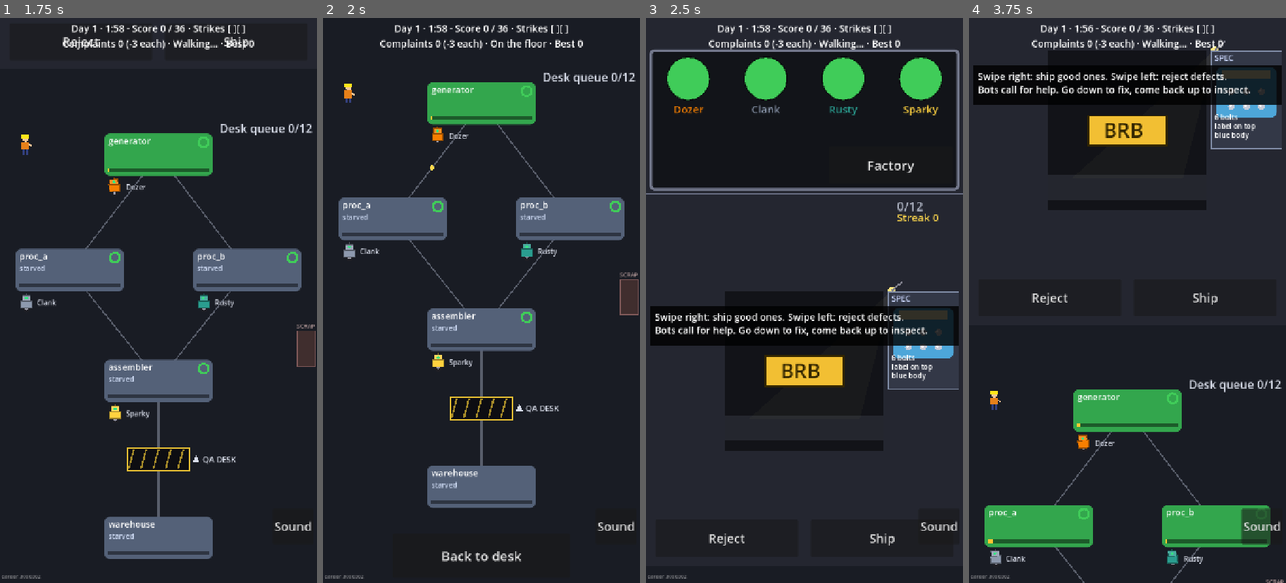
Above: before the commit, frames 1-4 (left to right).
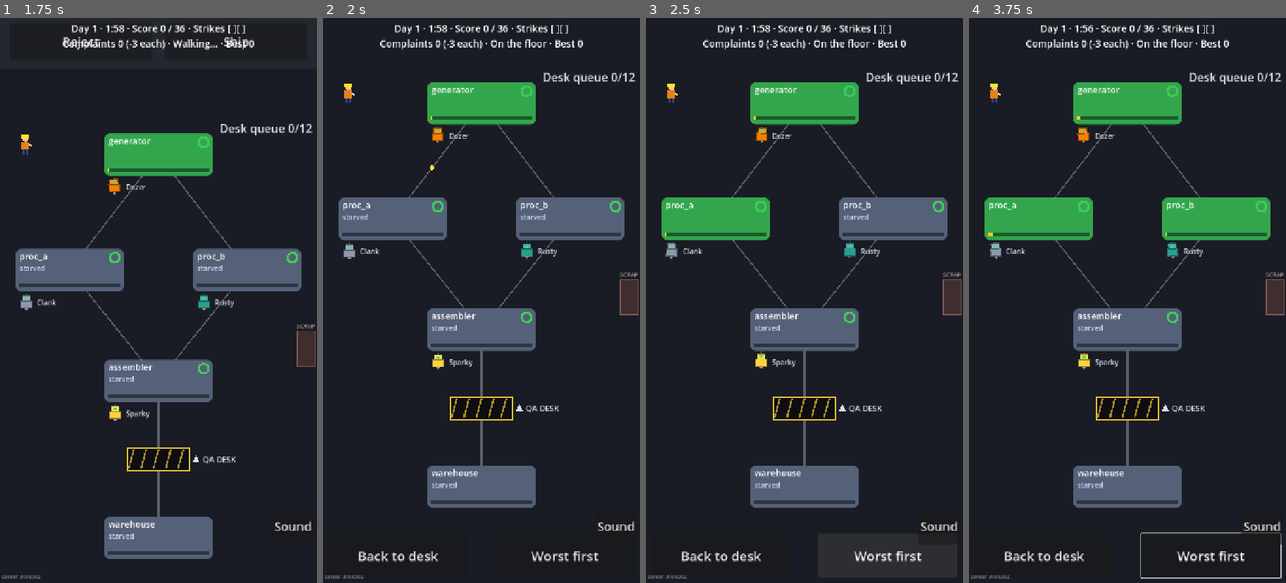
Above: after the commit, the same moments.

Repository: JasonHitching/human-error
Game: Godot game, scene res://main.tscn
Two runs of this game, one before a commit and one after it. Both use one fixed random seed, a clock stepped at 60 frames per second and the inputs below.
Inputs (mouse positions are in pixels of both pictures, inside the frame that each line leads up to):
- Up to frame 1 (1.75 s): click "Tap to start" at 0.5 s; click "Factory" at 1.25 s
- Up to frame 2 (2 s): no input
- Up to frame 3 (2.5 s): click (886, 554) at 2 s, where only the run after the commit has a clickable "Worst first"
- Up to frame 4 (3.75 s): tap Enter at 2.75 s; move the mouse to (1127, 300) at 2.77 s; hold Right 2.78-3.53 s; click (1127, 300) at 2.92 s; move the mouse to (1127, 136) at 3.52 s; hold Down from 3.53 s (still down); click (1127, 136) at 3.67 s

Frame 1 is identical in both runs. In frame 2, 0.7% of the frame differs, in the area x 11-87%, y 94-97%; in frame 3, 27%; in frame 4, 31%, in the area x 1-100%, y 3-100%.

Commit message:
#67 Doable floor: faster repairs, fix queue of 3, worst-first button, self-clearing jams
Co-Authored-By: Claude Sonnet 5.5 <noreply@anthropic.com>
Claude-Session: https://claude.ai/code/session_01K8aWAX7JR4RAnyQR8ukMVg

Diff:
--- a/game/data/balance.json
+++ b/game/data/balance.json
@@ -4,12 +4,14 @@
   "target": 100,
   "ramp_start": 0.0,
   "ramp_end": 3.5,
-  "repair_seconds": 7.0,
+  "repair_seconds": 3.0,
   "vent_seconds": 1.0,
   "vent_min_heat": 50,
   "vent_cool_per_sec": 40,
   "fix_seconds": 1.0,
   "clear_seconds": 1.5,
+  "fix_queue_max": 3,
+  "jam_self_clear_seconds": 15,
   "target_base": 36,
   "target_per_day": 2,
   "day_rate_mult": 0.87,
--- a/game/scripts/sim/factory.gd
+++ b/game/scripts/sim/factory.gd
@@ -18,7 +18,8 @@
 var crew_busy: bool = false
 var crew_target: String = ""
 var crew_progress: float = 0.0  # 0..1 (0 while walking to the machine)
-var crew_queued: String = ""  # next machine to fix (max 1), tap mode only
+var crew_queue: Array[String] = []  # next machines to fix, in order (max fix_queue_max), tap mode only
+var _jam_left: Dictionary = {}  # machine id -> ticks until an untouched jam clears itself
 var fault_counts: Dictionary = {"OVERHEATED": 0, "JAMMED": 0}
 var mistake_counts: Dictionary = {"jam": 0, "overclock": 0, "misroute": 0, "wrong_recipe": 0, "sloppy": 0}
 var events: Array[Dictionary] = []  # this tick's {type: "mistake", mistake, machine_id, bot}; cleared each step()
@@ -327,7 +328,7 @@
 
 
 ## Ask the crew to act on a machine: the worker walks there, then the job runs. Recorded for replay.
-## While busy, tapping another machine queues it (max 1); tapping the queued one again cancels it.
+## While busy, tapping another machine appends it to the fix queue (max fix_queue_max); tapping a queued one again cancels it.
 func request_action(machine_id: String) -> int:
 	actions.append({"tick": tick, "machine_id": machine_id})
 	if worker.location != Worker.Location.FLOOR:
@@ -335,18 +336,40 @@
 	var m := get_machine(machine_id)
 	var kind := _job_kind(m)
 	if crew_busy:
-		if crew_queued == machine_id:
-			crew_queued = ""
+		if crew_queue.has(machine_id):
+			crew_queue.erase(machine_id)
 			return ActionResult.UNQUEUED
-		if crew_queued != "" or machine_id == crew_target or _config.repair_mode != "tap":
+		if crew_queue.size() >= _config.fix_queue_max or machine_id == crew_target or _config.repair_mode != "tap":
 			return ActionResult.CREW_BUSY
 		if kind != ActionResult.NOTHING_TO_DO:
-			crew_queued = machine_id
+			crew_queue.append(machine_id)
 			return ActionResult.QUEUED
 	if kind != ActionResult.NOTHING_TO_DO:
 		worker.go(Worker.Location.FLOOR)  # stop leaving, if on the way to the stairs
 		_start_walk(m)
 	return kind
+
+
+## Worst-first: queue (or start) the most urgent problem not already queued. Recorded as a normal tap.
+## Order: OVERHEATED > JAMMED > CLOGGED > wrong recipe/misrouted/overclocked > hot; ties: nearest to the worker.
+func request_worst() -> int:
+	var best: Machine = null
+	var best_key := Vector2(99.0, 0.0)
+	for m in machines:
+		if m.id == crew_target or crew_queue.has(m.id) or _job_kind(m) == ActionResult.NOTHING_TO_DO:
+			continue
+		var rank := 4.0
+		if m.state == Machine.State.OVERHEATED: rank = 0.0
+		elif m.state == Machine.State.JAMMED: rank = 1.0
+		elif m.state == Machine.State.CLOGGED: rank = 2.0
+		elif m.overclocked or m.misrouted or m.wrong_recipe: rank = 3.0
+		var key := Vector2(rank, worker.floor_pos.distance_squared_to(m.pos))
+		if key.x < best_key.x or (key.x == best_key.x and key.y < best_key.y):
+			best = m
+			best_key = key
+	if best == null or worker.location != Worker.Location.FLOOR:
+		return ActionResult.NOTHING_TO_DO
+	return request_action(best.id)
 
 
 func _job_kind(m: Machine) -> int:
@@ -394,10 +417,12 @@
 	crew_progress = 0.0
 	_held = false
 	_crew_walking = false
-	var next := get_machine(crew_queued)
-	crew_queued = ""
-	if _job_kind(next) != ActionResult.NOTHING_TO_DO and worker.location == Worker.Location.FLOOR:
-		_start_walk(next)
+	while not crew_queue.is_empty() and worker.location == Worker.Location.FLOOR:
+		var next := get_machine(crew_queue.pop_front())
+		if _job_kind(next) != ActionResult.NOTHING_TO_DO:
+			_start_walk(next)
+			return
+	crew_queue.clear()
 
 
 func _step_crew() -> void:
@@ -447,7 +472,9 @@
 		m.state = Machine.State.CLOGGED if m.junk_count > 0 else Machine.State.IDLE
 		return
 	if m.is_faulted():
-		return
+		_step_jam(m)
+		return
+	_jam_left.erase(m.id)
 	if m.venting:
 		m.state = Machine.State.IDLE
 		m.heat = maxf(0.0, m.heat - _config.vent_cool_per_sec / _config.tick_rate)
@@ -479,6 +506,22 @@
 				m.wrong_recipe = true
 	else:
 		m.heat = maxf(0.0, m.heat - m.cool_per_sec / rate)
+
+
+## An untouched JAMMED machine clears itself after jam_self_clear_seconds; OVERHEATED never does.
+func _step_jam(m: Machine) -> void:
+	if m.state != Machine.State.JAMMED or _config.jam_self_clear_seconds <= 0.0:
+		return
+	if crew_busy and crew_target == m.id:  # a crew job on it cancels the timer
+		_jam_left.erase(m.id)
+		return
+	var left: int = _jam_left.get(m.id, maxi(1, roundi(_config.jam_self_clear_seconds * _config.tick_rate))) - 1
+	if left > 0:
+		_jam_left[m.id] = left
+		return
+	_jam_left.erase(m.id)
+	m.state = Machine.State.IDLE
+	events.append({"type": "self_clear", "machine_id": m.id})
 
 
 func _roll(m: Machine, mistake: String) -> bool:
--- a/game/scripts/sim/sim_config.gd
+++ b/game/scripts/sim/sim_config.gd
@@ -17,6 +17,8 @@
 var vent_cool_per_sec: float = 40.0
 var fix_seconds: float = 1.0
 var clear_seconds: float = 1.5
+var fix_queue_max: int = 3
+var jam_self_clear_seconds: float = 15.0
 var target_base: int = 40
 var target_per_day: int = 8
 var day_rate_mult: float = 1.15
@@ -93,6 +95,8 @@
 	vent_cool_per_sec = _num(b, "vent_cool_per_sec", 0.0, 1.0e4)
 	fix_seconds = _num(b, "fix_seconds", 0.1, 1.0e4) if b.has("fix_seconds") else 1.0
 	clear_seconds = _num(b, "clear_seconds", 0.1, 1.0e4) if b.has("clear_seconds") else 1.5
+	fix_queue_max = int(_opt(b, "fix_queue_max", fix_queue_max, 1.0, 20.0))
+	jam_self_clear_seconds = _opt(b, "jam_self_clear_seconds", jam_self_clear_seconds, 0.0, 1.0e4)
 	target_base = int(_opt(b, "target_base", target_base, 0.0, 1.0e9))
 	target_per_day = int(_opt(b, "target_per_day", target_per_day, 0.0, 1.0e9))
 	day_rate_mult = _opt(b, "day_rate_mult", day_rate_mult, 0.1, 10.0)
--- a/game/scripts/ui/screen_switch.gd
+++ b/game/scripts/ui/screen_switch.gd
@@ -20,6 +20,7 @@
 var wall: WallMonitor  # lights + call-ins, inside the panel
 var factory_btn: Button
 var back_btn: Button
+var worst_btn: Button
 var queue_label: Label
 var offset: float = 0.0  # 0 = office on screen, 1 = floor on screen
 
@@ -43,6 +44,7 @@
 	monitor.add_child(wall)
 	factory_btn = _button(monitor, "Factory", go_floor)
 	back_btn = _button(floor_page, "Back to desk", go_office)
+	worst_btn = _button(floor_page, "Worst first", func() -> void: worst_first())
 	queue_label = Label.new()
 	queue_label.mouse_filter = Control.MOUSE_FILTER_IGNORE
 	queue_label.horizontal_alignment = HORIZONTAL_ALIGNMENT_RIGHT
@@ -97,8 +99,10 @@
 	wall.size = m.size
 	factory_btn.size = Vector2(minf(280.0, m.size.x * 0.5), 84)
 	factory_btn.position = Vector2(m.size.x - factory_btn.size.x - 16, m.size.y - 84 - 16)
-	back_btn.size = Vector2(size.x * 0.56, BACK_H)
-	back_btn.position = Vector2(size.x * 0.22, size.y - BACK_H - 12.0)
+	back_btn.size = Vector2(size.x * 0.44, BACK_H)
+	back_btn.position = Vector2(12.0, size.y - BACK_H - 12.0)
+	worst_btn.size = Vector2(size.x * 0.44, BACK_H)
+	worst_btn.position = Vector2(size.x - worst_btn.size.x - 12.0, size.y - BACK_H - 12.0)
 	queue_label.size = Vector2(300, 36)
 	queue_label.position = Vector2(size.x - 312, hud_top + 6.0)
 	_place()
@@ -107,6 +111,11 @@
 func go_floor() -> void:
 	if active and factory != null:
 		factory.go_to_floor()
+
+
+func worst_first() -> void:
+	if active and factory != null:
+		factory.request_worst()
 
 
 func go_office() -> void:
--- a/game/scripts/view/factory_view.gd
+++ b/game/scripts/view/factory_view.gd
@@ -68,6 +68,12 @@
 	return Rect2(o + Vector2(24, -10), Vector2(w + 4.0, 20))
 
 
+## Queue-position badge (1/2/3) of a queued fix, inside the machine rect (beside the status light).
+func queue_badge_rect(m: Machine) -> Rect2:
+	var r := machine_rect(m)
+	return Rect2(r.position + Vector2(r.size.x - 70, 8), Vector2(28, 28))
+
+
 func machine_at(p: Vector2) -> Machine:
 	for m in factory.machines:
 		if m.type != "qa" and machine_rect(m).has_point(p):
@@ -83,6 +89,10 @@
 ## Show a speech bubble for each mistake event. Line pick is by event index (deterministic).
 func push_events(events: Array[Dictionary]) -> void:
 	for e in events:
+		if e.get("type") == "self_clear":
+			_bubbles = _bubbles.filter(func(b: Dictionary) -> bool: return b["id"] != e["machine_id"])
+			_bubbles.append({"id": e["machine_id"], "text": "Fixed itself. Probably.", "left": 2.0})
+			continue
 		if e.get("type") != "mistake":
 			continue
 		if e.get("mistake") == "misroute":
@@ -285,6 +295,11 @@
 		BotView.draw(self, c, m.bot.color, mood, _time, hit, sin(_time * 3.0) if m.state == Machine.State.WORKING else 0.0, m.bot.name.to_lower())
 		var bd := badge_rect(m)
 		_text(m.bot.name, bd.position + Vector2(0, 16), 16, Color(0.85, 0.87, 0.92), r.size.x - 40)
+	var qi := factory.crew_queue.find(m.id)
+	if qi >= 0:
+		var qb := queue_badge_rect(m)
+		draw_circle(qb.get_center(), qb.size.x * 0.5, Color(0.95, 0.95, 1.0))
+		_text(str(qi + 1), qb.position + Vector2(8, 22), 22, Color(0.1, 0.1, 0.15), qb.size.x)
 	# heat bar
 	var bar := heat_rect(m)
 	draw_rect(bar, Color(0, 0, 0, 0.45))
--- a/game/tests/test_faults.gd
+++ b/game/tests/test_faults.gd
@@ -62,11 +62,11 @@
 	f.get_machine("assembler").state = Machine.State.JAMMED
 	assert_eq(f.request_action("proc_a"), Factory.ActionResult.STARTED_REPAIR)
 	assert_true(f.crew_busy)
-	assert_eq(f.request_action("proc_b"), Factory.ActionResult.QUEUED, "second tap queues (max 1)")
-	assert_eq(f.request_action("assembler"), Factory.ActionResult.CREW_BUSY)
+	assert_eq(f.request_action("proc_b"), Factory.ActionResult.QUEUED, "second tap queues")
+	assert_eq(f.request_action("assembler"), Factory.ActionResult.QUEUED)
 	assert_eq(f.request_action("proc_a"), Factory.ActionResult.CREW_BUSY, "current job")
 	assert_eq(f.crew_target, "proc_a")
-	assert_eq(f.crew_queued, "proc_b")
+	assert_eq(f.crew_queue, ["proc_b", "assembler"] as Array[String])
 
 
 func test_repair_clears_fault() -> void:
--- /dev/null
+++ b/game/tests/test_fix_queue.gd
@@ -0,0 +1,172 @@
+extends TestCase
+## Fix queue of 3, worst-first and self-clearing jams.
+
+
+func _cfg(mods: Dictionary = {}) -> SimConfig:
+	var bal := SimConfig._read(SimConfig.BALANCE_PATH)
+	bal.merge(mods, true)
+	return SimConfig.from_dicts(SimConfig._read(SimConfig.MACHINES_PATH), bal)
+
+
+func _floor(cfg: SimConfig) -> Factory:
+	var f := Factory.new(cfg, 1)
+	for m in f.machines:
+		if m.bot != null:
+			m.bot.rates = {}
+			m.bot.sloppy = 0.0
+	f.worker.place(Worker.Location.FLOOR)
+	f.step()
+	return f
+
+
+func _jam(f: Factory, id: String) -> Machine:
+	var m := f.get_machine(id)
+	m.state = Machine.State.JAMMED
+	return m
+
+
+func test_queue_holds_three_in_order() -> void:
+	var f := _floor(_cfg())
+	var ids: Array[String] = ["proc_a", "proc_b", "assembler", "generator"]
+	for id in ids:
+		f.get_machine(id).misrouted = true
+	f.request_action("proc_a")
+	assert_eq(f.request_action("proc_b"), Factory.ActionResult.QUEUED)
+	assert_eq(f.request_action("assembler"), Factory.ActionResult.QUEUED)
+	assert_eq(f.request_action("generator"), Factory.ActionResult.QUEUED)
+	assert_eq(f.crew_queue.size(), 3)
+	var order: Array[String] = []
+	for i in 600:
+		f.step()
+		if f.crew_busy and (order.is_empty() or order[-1] != f.crew_target):
+			order.append(f.crew_target)
+	assert_eq(order, ids, "runs in tap order")
+	assert_true(f.crew_queue.is_empty())
+
+
+func test_queue_limit_refuses_extra() -> void:
+	var f := _floor(_cfg({"fix_queue_max": 2}))
+	for id in ["proc_a", "proc_b", "assembler", "generator"]:
+		f.get_machine(id).misrouted = true
+	f.request_action("proc_a")
+	f.request_action("proc_b")
+	f.request_action("assembler")
+	assert_eq(f.request_action("generator"), Factory.ActionResult.CREW_BUSY)
+	assert_eq(f.crew_queue.size(), 2)
+
+
+func test_cancel_in_the_middle() -> void:
+	var f := _floor(_cfg())
+	for id in ["proc_a", "proc_b", "assembler"]:
+		f.get_machine(id).misrouted = true
+	f.request_action("proc_a")
+	f.request_action("proc_b")
+	f.request_action("assembler")
+	assert_eq(f.request_action("proc_b"), Factory.ActionResult.UNQUEUED)
+	assert_eq(f.crew_queue, ["assembler"] as Array[String])
+
+
+func test_worst_first_order() -> void:
+	var f := _floor(_cfg({"fix_queue_max": 5}))
+	f.get_machine("proc_a").misrouted = true
+	f.get_machine("proc_b").state = Machine.State.CLOGGED
+	f.get_machine("proc_b").junk_count = 1
+	f.get_machine("assembler").state = Machine.State.JAMMED
+	f.get_machine("generator").state = Machine.State.OVERHEATED
+	var picked: Array[String] = []
+	for i in 4:
+		f.request_worst()
+		picked.append(f.crew_target if i == 0 else f.crew_queue[-1])
+	assert_eq(picked, ["generator", "assembler", "proc_b", "proc_a"] as Array[String])
+	assert_eq(f.request_worst(), Factory.ActionResult.NOTHING_TO_DO, "nothing left to queue")
+
+
+func test_worst_first_misrouted_before_hot() -> void:
+	var f := _floor(_cfg())
+	f.get_machine("proc_a").state = Machine.State.WORKING
+	f.get_machine("proc_a").heat = 80.0
+	f.get_machine("proc_b").overclocked = true
+	f.request_worst()
+	assert_eq(f.crew_target, "proc_b")
+	f.request_worst()
+	assert_eq(f.crew_queue, ["proc_a"] as Array[String])
+
+
+func test_worst_first_ties_nearest() -> void:
+	var f := _floor(_cfg())
+	var js: Array[Machine] = []
+	for m in f.machines:
+		if m.bot != null and m.type != "qa":
+			js.append(_jam(f, m.id))
+	var near: Machine = js[0]
+	for m in js:
+		if f.worker.floor_pos.distance_to(m.pos) < f.worker.floor_pos.distance_to(near.pos):
+			near = m
+	f.request_worst()
+	assert_eq(f.crew_target, near.id)
+
+
+func test_jam_self_clears_after_delay_only() -> void:
+	var f := _floor(_cfg({"jam_self_clear_seconds": 5}))
+	var m := _jam(f, "proc_a")
+	for i in 49:
+		f.step()
+	assert_eq(m.state, Machine.State.JAMMED, "not before the delay")
+	var saw := false
+	for i in 3:
+		f.step()
+		for e in f.events:
+			if e["type"] == "self_clear" and e["machine_id"] == "proc_a":
+				saw = true
+	assert_true(saw, "event emitted")
+	assert_true(m.state != Machine.State.JAMMED)
+
+
+func test_overheat_never_self_clears() -> void:
+	var f := _floor(_cfg({"jam_self_clear_seconds": 2}))
+	var m := f.get_machine("proc_a")
+	m.state = Machine.State.OVERHEATED
+	for i in 400:
+		f.step()
+	assert_eq(m.state, Machine.State.OVERHEATED)
+
+
+func test_crew_job_cancels_jam_timer() -> void:
+	var f := _floor(_cfg({"jam_self_clear_seconds": 2, "repair_seconds": 3.0}))
+	var m := _jam(f, "proc_a")
+	assert_eq(f.request_action("proc_a"), Factory.ActionResult.STARTED_REPAIR)
+	for i in 25:
+		f.step()
+		assert_true(m.state == Machine.State.JAMMED, "repair still running, no self-clear")
+	for i in 20:
+		f.step()
+	assert_true(m.state != Machine.State.JAMMED)
+	for e in f.events:
+		assert_true(e["type"] != "self_clear")
+
+
+func test_replay_with_queue_adds_cancels_and_worst() -> void:
+	var cfg := _cfg()
+	var a := Factory.new(cfg, 9)
+	a.go_to_floor()
+	for i in 40:
+		a.step()
+	var rng := RandomNumberGenerator.new()
+	rng.seed = 5
+	var ids: Array[String] = []
+	for m in a.machines:
+		if m.bot != null and m.type != "qa":
+			ids.append(m.id)
+	for i in 1460:
+		if i % 25 == 0:
+			var r := rng.randi() % 3
+			if r == 0:
+				a.request_worst()
+			else:
+				a.request_action(ids[rng.randi() % ids.size()])
+		a.step()
+	var b := Factory.replay(cfg, 9, a.actions, 1500)
+	assert_eq(a.shipped, b.shipped)
+	assert_eq(a.fault_counts, b.fault_counts)
+	assert_eq(a.crew_queue, b.crew_queue)
+	assert_eq(a.worker.floor_pos, b.worker.floor_pos)
--- a/game/tests/test_worker.gd
+++ b/game/tests/test_worker.gd
@@ -208,7 +208,7 @@
 	f.request_action("proc_a")
 	assert_eq(f.request_action("proc_b"), Factory.ActionResult.QUEUED)
 	assert_eq(f.request_action("proc_b"), Factory.ActionResult.UNQUEUED, "tap again cancels")
-	assert_eq(f.crew_queued, "")
+	assert_eq(f.crew_queue.size(), 0)
 	assert_eq(f.request_action("proc_b"), Factory.ActionResult.QUEUED)
 	var first := f.worker.walk_ticks_to(a.pos) + roundi(cfg.fix_seconds * cfg.tick_rate)
 	for i in first:
@@ -216,7 +216,7 @@
 	assert_true(not a.misrouted)
 	assert_eq(f.crew_target, "proc_b", "queued fix runs next")
 	assert_true(f.crew_walking())
-	assert_eq(f.crew_queued, "")
+	assert_eq(f.crew_queue.size(), 0)
 	var second := f.worker.walk_ticks_to(b.pos) + roundi(cfg.fix_seconds * cfg.tick_rate)
 	assert_eq(f.worker.walk_ticks_to(b.pos), ceili(a.pos.distance_to(b.pos) / (0.5 / cfg.tick_rate)), "walks from proc_a")
 	for i in second:
@@ -270,7 +270,7 @@
 	var queued := 0
 	for i in 1200:
 		Autoplayers.act("careful", a, rng, mem)
-		if a.crew_queued != "":
+		if not a.crew_queue.is_empty():
 			queued += 1
 		a.step()
 	assert_true(a.worker.walk_ticks > 0, "walked")
--- a/game/tools/autoplayers.gd
+++ b/game/tools/autoplayers.gd
@@ -49,7 +49,7 @@
 	if paced and f.tick < int(mem.get("next", 0)):
 		return
 	if f.crew_busy:
-		if player == "careful" and f.crew_queued == "":
+		if player == "careful" and f.crew_queue.is_empty():
 			var nxt := _nearest(f, f.get_machine(f.crew_target).pos, CAREFUL_VENT_HEAT, f.crew_target)
 			if nxt != null:
 				f.request_action(nxt.id)
--- a/game/tools/ui_check.gd
+++ b/game/tools/ui_check.gd
@@ -159,6 +159,7 @@
 	if not screen.encloses(_main._view.area):
 		_fails.append("factory view %s not inside viewport" % _main._view.area)
 	_check_button(sw.back_btn, screen)
+	_check_button(sw.worst_btn, screen)
 	if _main._ship_btn.is_visible_in_tree():
 		_fails.append("ship button visible on the floor")
 	var ql: Label = sw.queue_label
@@ -288,13 +289,18 @@
 				_fails.append("[%s] scrap bin overlaps a machine" % tag)
 		var wp := v.worker_pos()
 		_within(Rect2(wp - Vector2(22, 22), Vector2(44, 44)), a, "[%s] worker" % tag)
-		for b: Button in [sw.back_btn, _main._mute_btn]:
+		for b: Button in [sw.back_btn, sw.worst_btn, _main._mute_btn]:
 			if not vp.encloses(b.get_global_rect()):
 				_fails.append("[%s] button '%s' off-screen %s" % [tag, b.text, b.get_global_rect()])
-			if b.size.x < 80.0 or b.size.y < 80.0 or (b == sw.back_btn and b.size.x < 120.0):
+			if b.size.x < 80.0 or b.size.y < 80.0 or ((b == sw.back_btn or b == sw.worst_btn) and b.size.x < 120.0):
 				_fails.append("[%s] button '%s' too small %s (scale %.2f)" % [tag, b.text, b.size, k])
-		if a.intersects(sw.back_btn.get_global_rect()):
-			_fails.append("[%s] floor overlaps back button" % tag)
+		if a.intersects(sw.back_btn.get_global_rect()) or a.intersects(sw.worst_btn.get_global_rect()):
+			_fails.append("[%s] floor overlaps back/worst button" % tag)
+		if sw.worst_btn.get_global_rect().intersects(sw.back_btn.get_global_rect()):
+			_fails.append("[%s] worst-first overlaps back button" % tag)
+		for m in v.factory.machines:
+			if m.type != "qa" and m.type != "warehouse" and not v.machine_rect(m).encloses(v.queue_badge_rect(m)):
+				_fails.append("[%s] %s queue badge outside machine rect" % [tag, m.id])
 		_check_jitter(tag)
 	_main.size = old
 	_main._fit()
Not shown, added: game/tests/test_fix_queue.gd.uid
